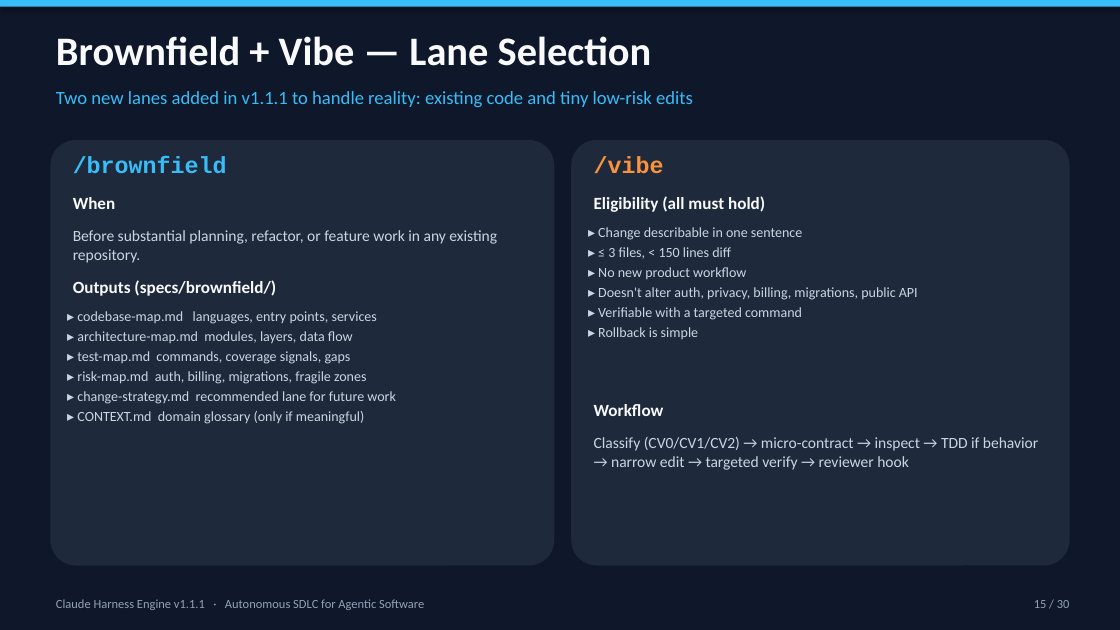
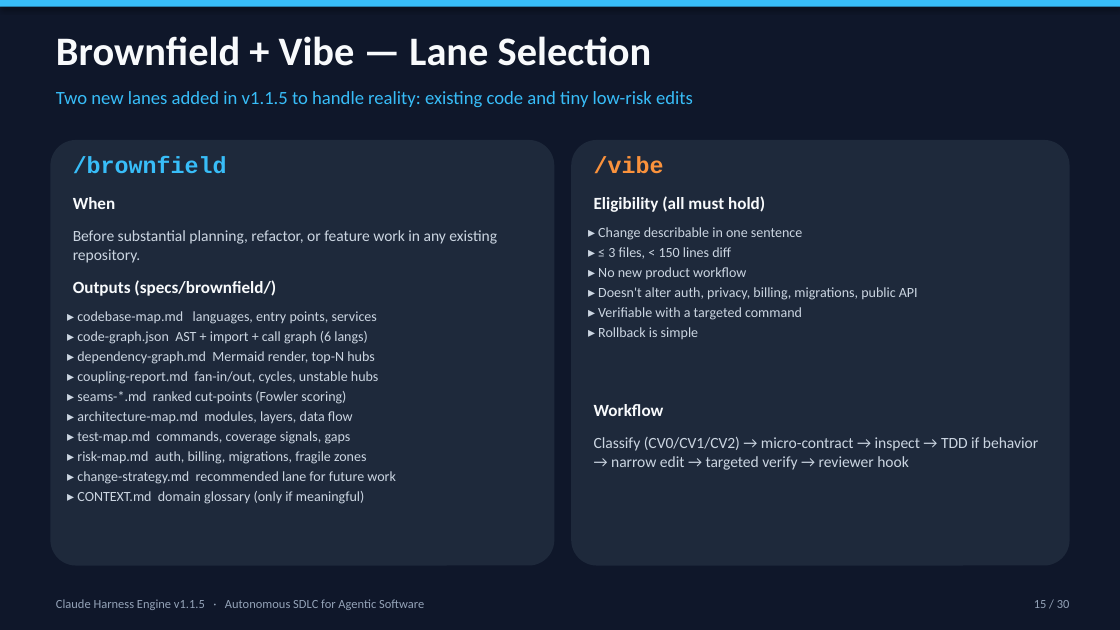
Before and after one commit to cwijayasundara/claude_harness_eng_v3, a slide deck: slide 15 of Claude_Harness_Engine_Design.pptx. Drawn at 1120x630 pixels with LibreOffice and Linux fonts; fonts in the diff are those of the drawing. Boxes give left, top, right and bottom in pixels: in the first picture for what was removed or moved away, otherwise in the second. Text is boxed around its words. In the diff, an @@ line names an element or a change of style, - is before the commit and + after.

```diff
--- a/Claude_Harness_Engine_Design.pptx
+++ b/Claude_Harness_Engine_Design.pptx
@@ text at (56, 91, 693, 107): text changed @@
-Two new lanes added in v1.1.1 to handle reality: existing code and tiny low-risk edits
+Two new lanes added in v1.1.5 to handle reality: existing code and tiny low-risk edits
@@ text at (77, 331, 378, 404): paragraphs added @@
+▸ code-graph.json AST + import + call graph (6 langs)
+▸ dependency-graph.md Mermaid render, top-N hubs
+▸ coupling-report.md fan-in/out, cycles, unstable hubs
+▸ seams-*.md ranked cut-points (Fowler scoring)
@@ text at (56, 599, 424, 610): text changed @@
-Claude Harness Engine v1.1.1 · Autonomous SDLC for Agentic Software
+Claude Harness Engine v1.1.5 · Autonomous SDLC for Agentic Software
```
Also in this commit, not shown: 29 other slides changed, 16 other files.
